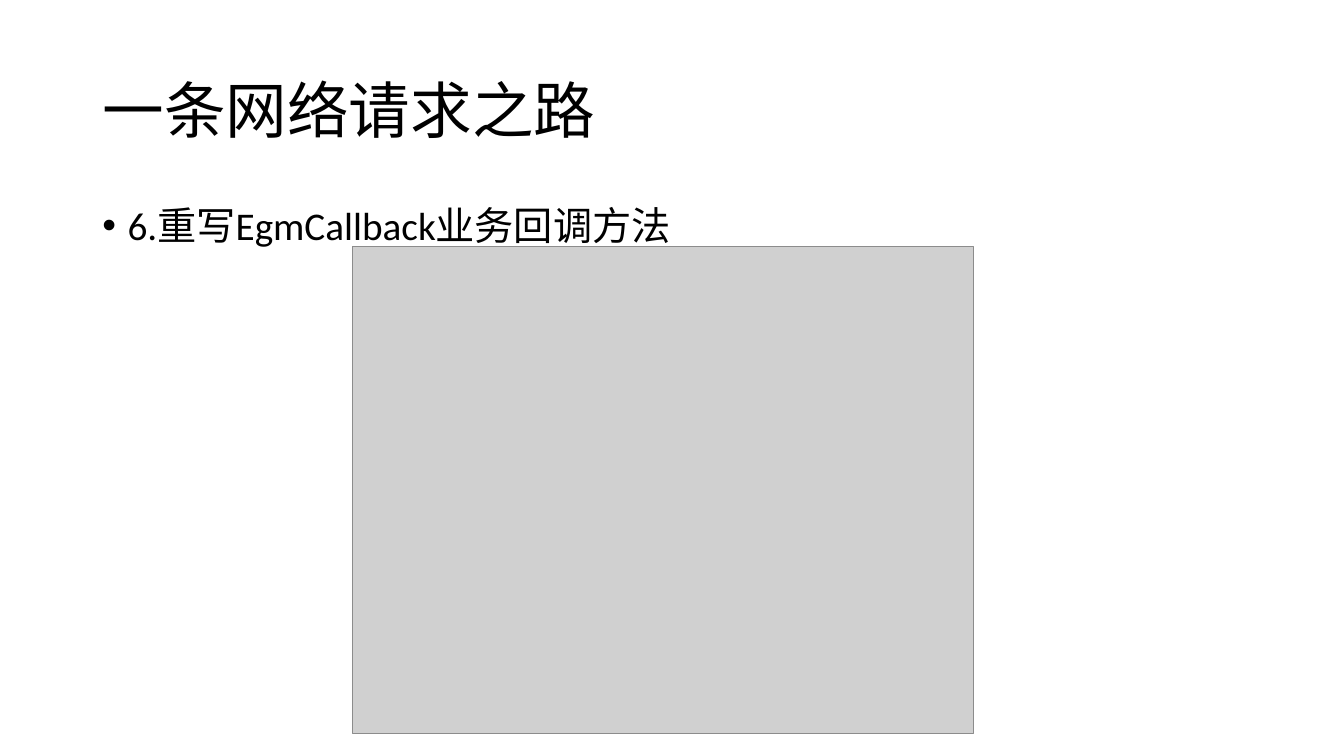
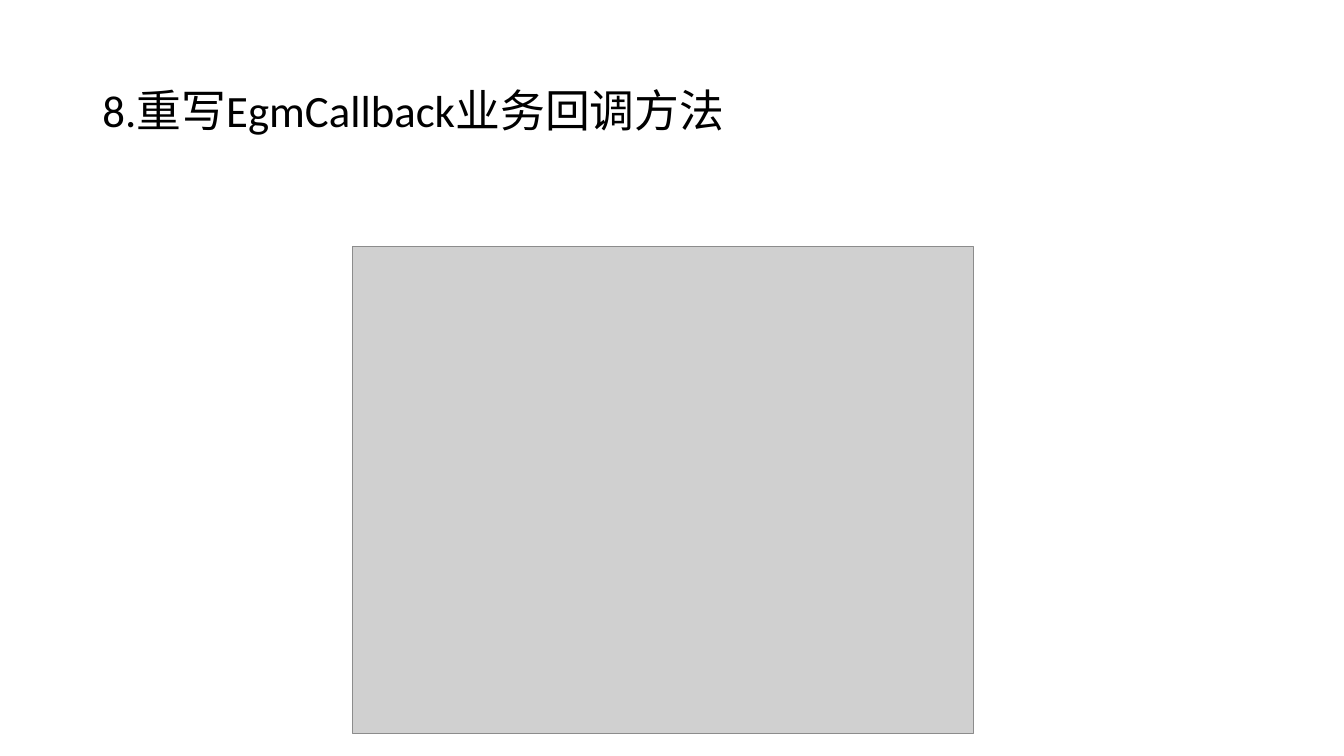
Before and after one commit to daisongsong1991/ppt, a slide deck: slide 10 of net_ppt.pptx (slide 11 before the commit). Drawn at 1344x756 pixels with LibreOffice and Linux fonts; fonts in the diff are those of the drawing; grey boxes stand for pictures. Boxes give left, top, right and bottom in pixels: in the first picture for what was removed or moved away, otherwise in the second. Text is boxed around its words. In the diff, an @@ line names an element or a change of style, - is before the commit and + after.

```diff
--- a/net_ppt.pptx
+++ b/net_ppt.pptx
@@ title at box(102, 90, 724, 135): text changed; size 44 to 32 pt @@
-一条网络请求之路
+8.重写EgmCallback业务回调方法
@@ text removed at box(128, 207, 671, 250) @@
-• 6.重写EgmCallback业务回调方法
```
Also in this commit, not shown: 15 other slides changed, 3 slides added, 4 slides removed.
